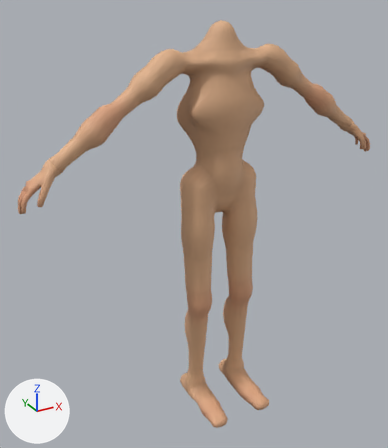
The glTF model game/assets/models/characters/bodies/slight/slight.glb, before and after one commit.
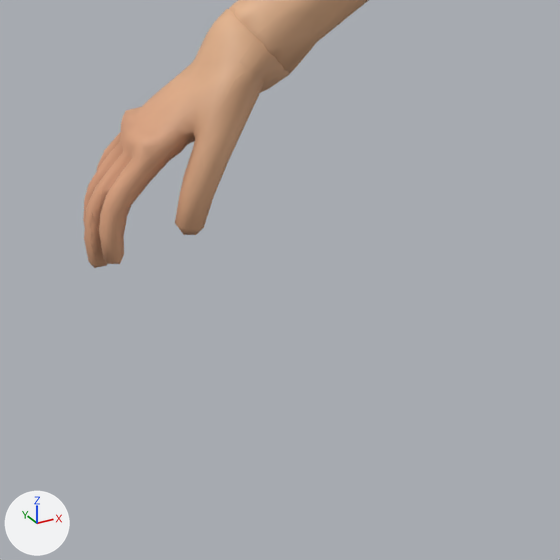
The first picture shows the older version from a camera (50 mm lens) standing at (-1.049, -1.702, 1.705) and looking at (-0.106, 0.013, 0.848). The close-ups show the older and then the newer version on the part from 0% to 31% of the width and 35% to 62% of the height of that picture. Only the edits that show in the close-ups are written down. The lights are fixed; the arrows at lower left show +X, +Y and +Z. Vertices at exactly the same position are counted once.

In view in the first close-up: 'Body'.
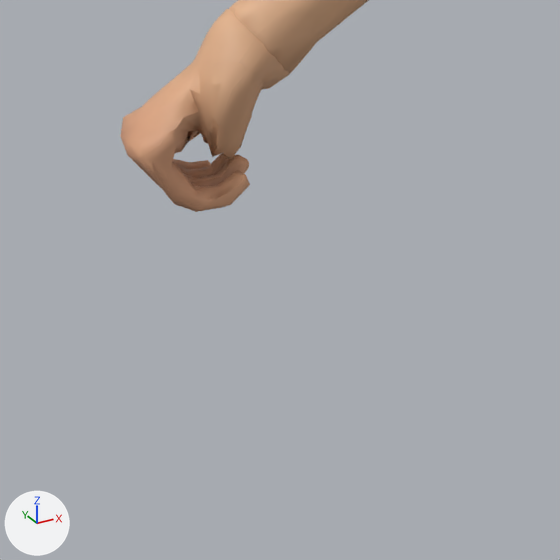
The newer file adds a shape key; the second version is drawn at full value of the shape key 'grip_R' of 'Body', and the change is written as the vertex moves it makes.

Pixel boxes (x1, y1, x2, y2) of what changed, in the close-ups (560 x 560 px; the box of a moved part takes in the faces that stretch with it):
'Body', reshaped: before (83, 0, 369, 268); after (120, 0, 369, 212)
part 1 of me_body, moved or reshaped: before (83, 63, 257, 268); after (120, 63, 256, 212)

The change, as a diff of the scene's bpy script:
```diff
--- a/game/assets/models/characters/bodies/slight/slight.glb.py
+++ b/game/assets/models/characters/bodies/slight/slight.glb.py
@@ me_body @@
 # used by ob_body; location = (0.0, 0.0, 0.0)
-me_body.from_pydata(...)  # 4801 vertices, 9600 faces; spans x -0.77..0.77, y -0.24..0.1, z 0.0..1.6
+me_body.from_pydata(...)  # 4801 vertices, 9600 faces; spans x -0.73..0.77, y -0.24..0.1, z 0.0..1.6
+# me_body part 1: 280 of 4801 vertices moved; they spanned x -0.77..-0.65, y -0.06..0.04, z 1.03..1.16 and now span x -0.73..-0.64, y -0.04..0.04, z 1.06..1.15; mean shift (0.05, 0.01, 0.01); largest move (-0.76, -0.01, 1.03) -> (-0.65, -0.01, 1.09)
 me_body.materials.append(mat_wm_skin_slight)
```
